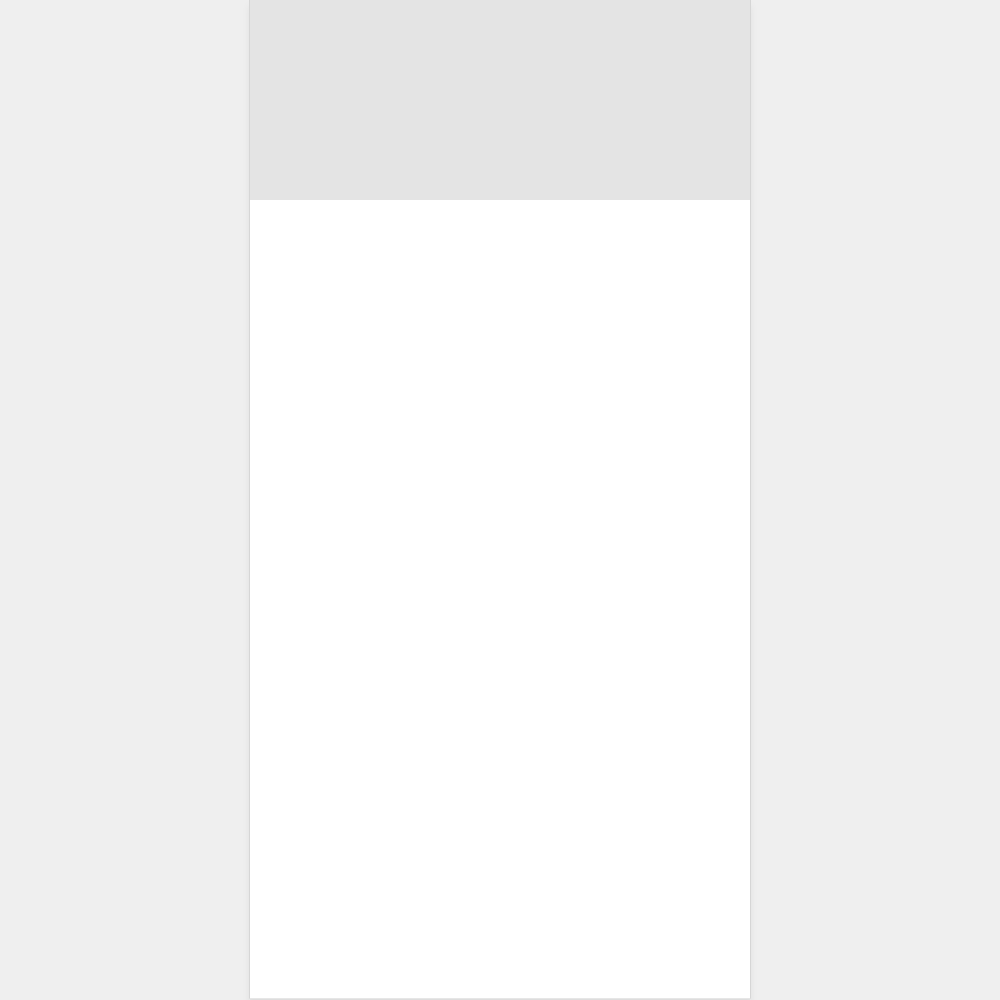
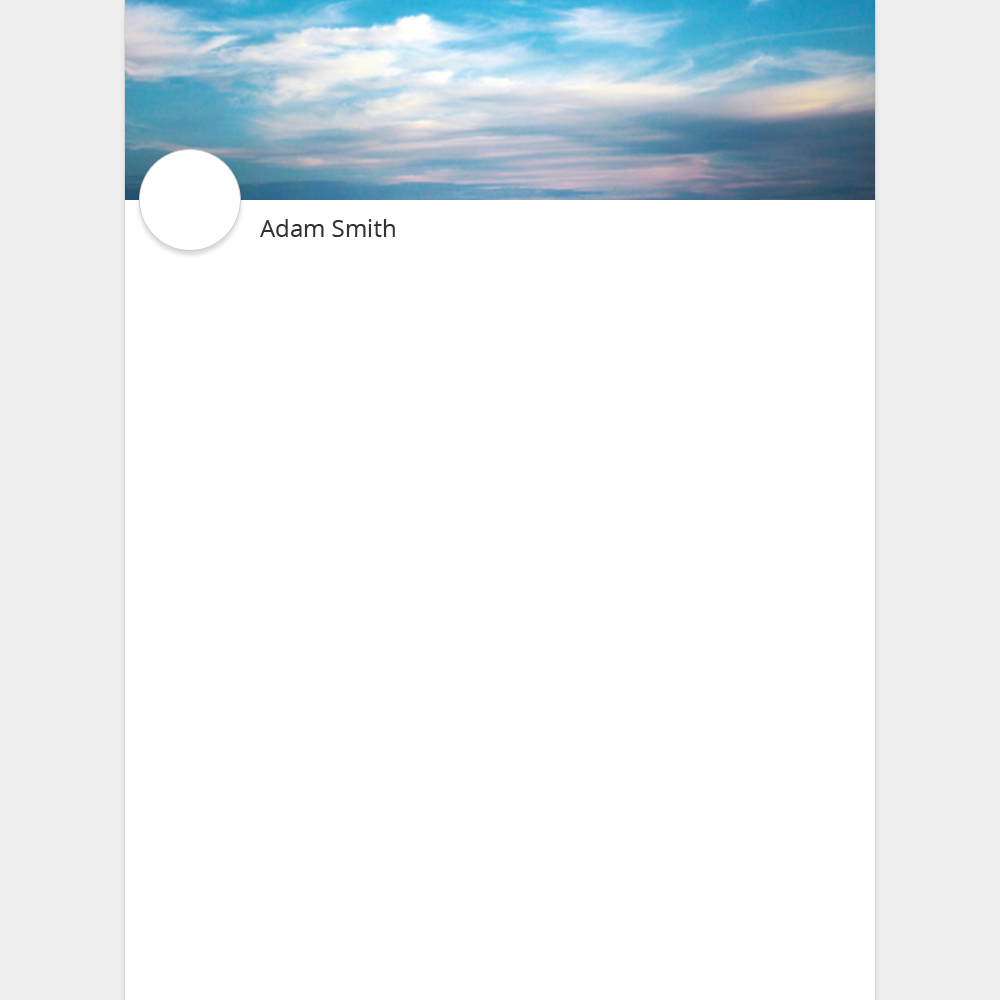
Comparing the layer stacks of the two 1000px x 1000px images. Changes:
added layer "Shape 3" above "Adam Smith" over [139, 150, 240, 250]
added layer "Adam Smith" above "Header Cover" over [260, 219, 395, 237]
added group "Header Cover" with 2 layers above "Shape 1" over [125, 0, 875, 212]
added layer "Layer 1" in group "Header Cover" over [125, 0, 875, 212]
moved "Shape 2" into group "Header Cover", painted on it over [125, 0, 875, 200]
painted on "Shape 1" over [125, 0, 875, 1000]
